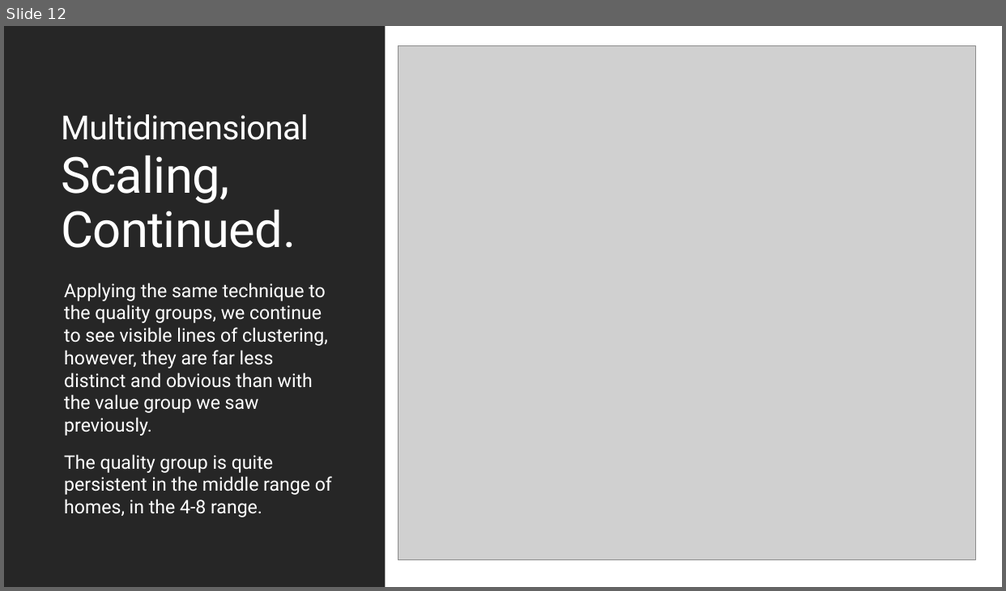
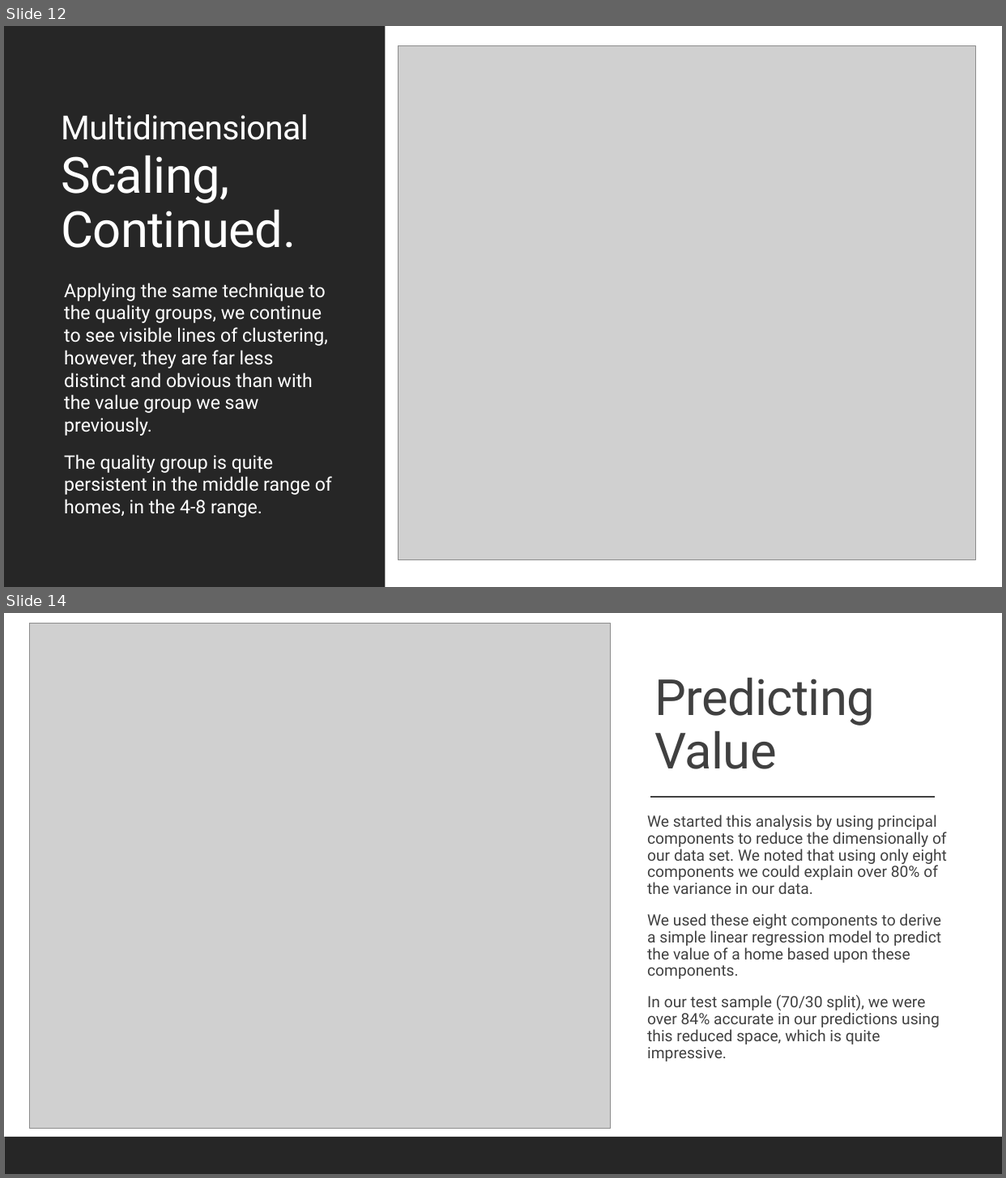
Before and after one commit to anhnguyendepocen/MSDS-Unsupervised-Learning, a slide deck: Project/UL Project.pptx. Shown one above the other, each under a label of ours: slide 12 before the commit, slides 12 and 14 after it; the slides between them are not shown. The pictures are 1006x591 and 1006x1178 pixels, drawn with LibreOffice and Linux fonts; fonts in the diff are those of the drawing; grey boxes stand for pictures. Boxes give left, top, right and bottom in pixels: in the first picture for what was removed or moved away, otherwise in the second. Text is boxed around its words. In the diff, an @@ line names an element or a change of style, - is before the commit and + after.

```diff
--- a/Project/UL Project.pptx
+++ b/Project/UL Project.pptx
@@ slide 14 added at bbox=[4, 613, 1002, 1174], background #FFFFFF; not listed: 1 template element that a slide beside it also shows @@
@@ rectangle added at bbox=[4, 613, 1002, 1174], fill #FFFFFF @@
@@ picture added at bbox=[29, 624, 611, 1129] @@
@@ title added at bbox=[654, 678, 875, 769], 48 pt, text #404040 @@
+Predicting Value
@@ line added from (651, 797) to (936, 797), #404040 1 pt @@
@@ text added at bbox=[647, 815, 947, 1062], 15 pt, text #404040 @@
+We started this analysis by using principal components to reduce the dimensionally of our data set. We noted that using only eight components we could explain over 80% of the variance in our data.
+We used these eight components to derive a simple linear regression model to predict the value of a home based upon these components.
+In our test sample (70/30 split), we were over 84% accurate in our predictions using this reduced space, which is quite impressive.
@@ rectangle added at bbox=[4, 1137, 1002, 1174], fill #262626 @@
```
Also in this commit, not shown: 3 slides changed, 2 other slides added, 2 other files.
